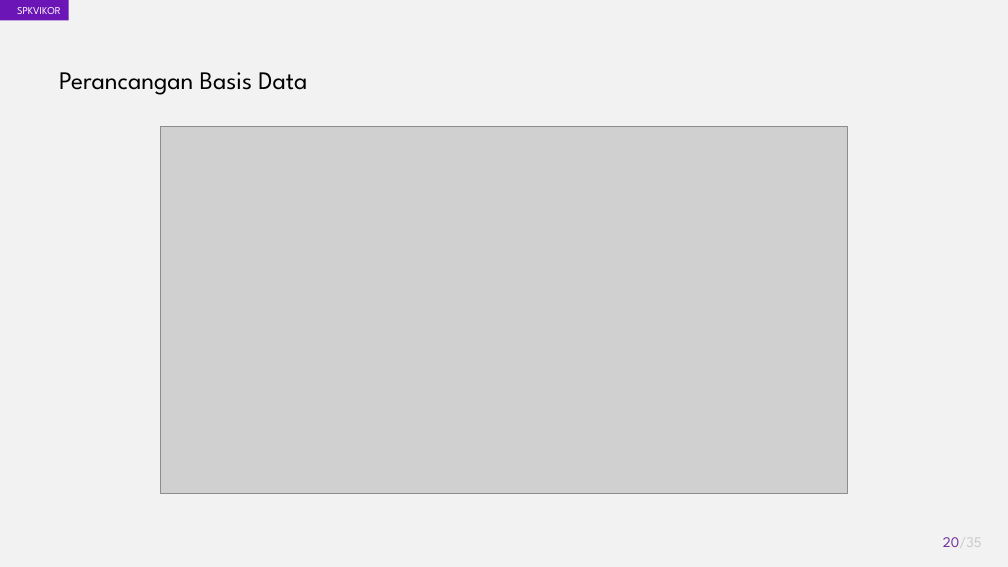
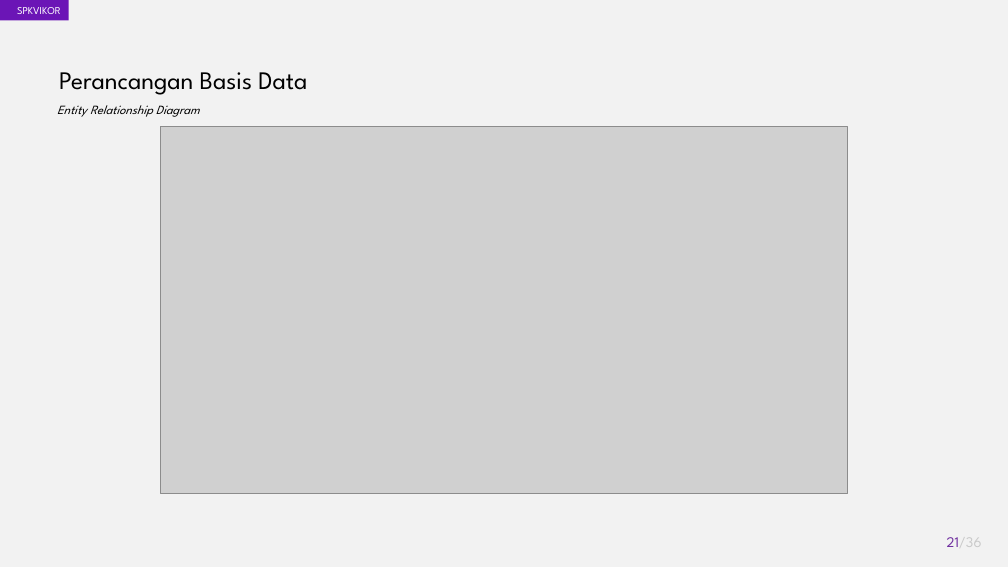
Before and after one commit to akhmadali7/TugasAkhir, a slide deck: slide 21 of PPT - TA - Akhmad Ali Sajidin.pptx (slide 20 before the commit). Drawn at 1008x567 pixels with LibreOffice and Linux fonts; fonts in the diff are those of the drawing; grey boxes stand for pictures. Boxes give left, top, right and bottom in pixels: in the first picture for what was removed or moved away, otherwise in the second. Text is boxed around its words. In the diff, an @@ line names an element or a change of style, - is before the commit and + after.

```diff
--- a/PPT - TA - Akhmad Ali Sajidin.pptx
+++ b/PPT - TA - Akhmad Ali Sajidin.pptx
@@ text added at (x1=57, y1=105, x2=200, y2=117), 12 pt, text #000000, italic @@
+Entity Relationship Diagram
@@ page number at (x1=947, y1=537, x2=982, y2=547): text changed @@
-20/35
+21/36
```
Also in this commit, not shown: 8 other slides changed, 1 slide added, 1 other file.
